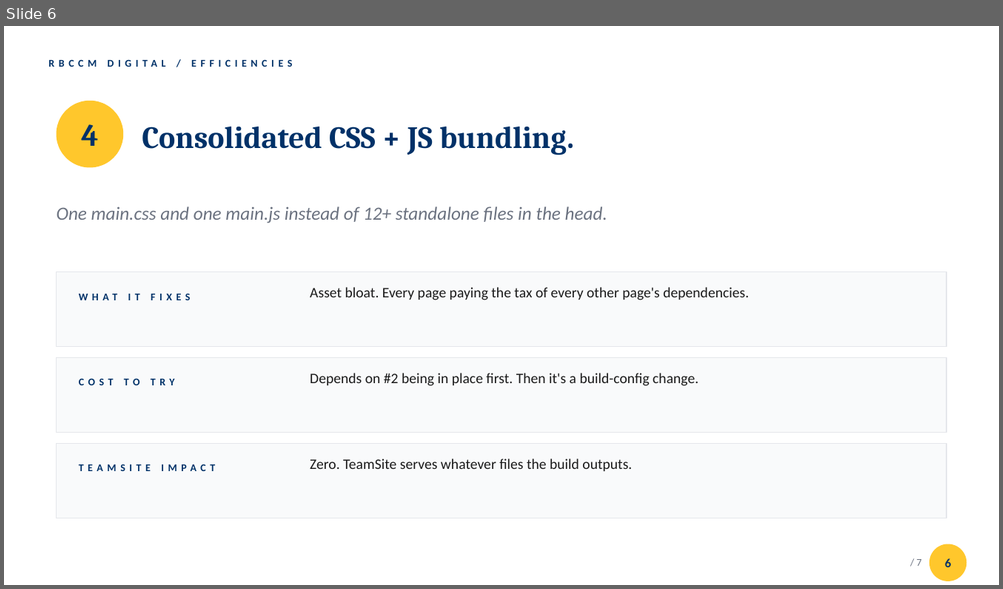
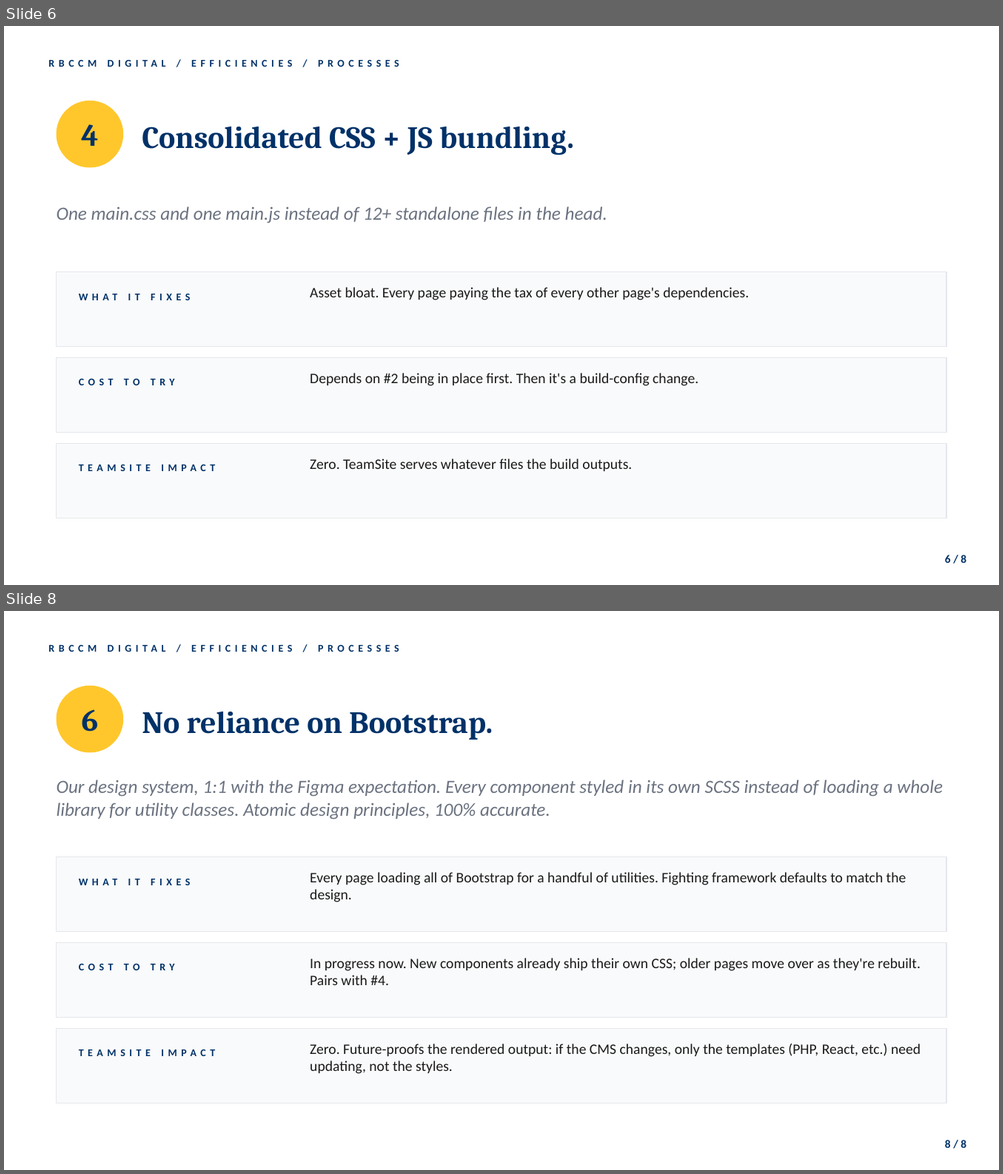
Before and after one commit to JustinLBannister/RBCCM, a slide deck: RBCCM Digital Efficiencies.pptx. Shown one above the other, each under a label of ours: slide 6 before the commit, slides 6 and 8 after it; the slides between them are not shown. The pictures are 1003x589 and 1003x1174 pixels, drawn with LibreOffice and Linux fonts; fonts in the diff are those of the drawing. Boxes give left, top, right and bottom in pixels: in the first picture for what was removed or moved away, otherwise in the second. Text is boxed around its words. In the diff, an @@ line names an element or a change of style, - is before the commit and + after.

```diff
--- a/RBCCM Digital Efficiencies.pptx
+++ b/RBCCM Digital Efficiencies.pptx
@@ slide 8 added at box(4, 611, 999, 1170), background #FFFFFF @@
@@ text added at box(48, 644, 399, 652), 10 pt, text #003168, bold @@
+RBCCM DIGITAL / EFFICIENCIES / PROCESSES
@@ ellipse added at box(57, 686, 123, 753), fill #FFC72C @@
@@ text added at box(82, 709, 99, 732), 30 pt, text #003168, bold @@
+6
@@ text added at box(142, 712, 492, 740), 30 pt, text #003168, bold @@
+No reliance on Bootstrap.
@@ text added at box(57, 780, 942, 820), 18 pt, text #6B7280, italic @@
+Our design system, 1:1 with the Figma expectation. Every component styled in its own SCSS instead of loading a whole library for utility classes. Atomic design principles, 100% accurate.
@@ rectangle added at box(57, 857, 946, 932), fill #F9FAFB, outline #E5E7EB 1 pt @@
@@ text added at box(310, 872, 906, 903), 14 pt, text #1A1A1A @@
+Every page loading all of Bootstrap for a handful of utilities. Fighting framework defaults to match the design.
@@ text added at box(79, 879, 190, 886), 10 pt, text #003168, bold @@
+WHAT IT FIXES
@@ rectangle added at box(57, 943, 946, 1017), fill #F9FAFB, outline #E5E7EB 1 pt @@
@@ text added at box(79, 964, 175, 971), 10 pt, text #003168, bold @@
+COST TO TRY
@@ text added at box(310, 958, 919, 985), 14 pt, text #1A1A1A @@
+In progress now. New components already ship their own CSS; older pages move over as they're rebuilt. Pairs with #4.
@@ rectangle added at box(57, 1029, 946, 1103), fill #F9FAFB, outline #E5E7EB 1 pt @@
@@ text added at box(79, 1050, 151, 1056), 10 pt, text #003168, bold @@
+TEAMSITE IMPACT
@@ text added at box(310, 1044, 920, 1074), 14 pt, text #1A1A1A @@
+Zero. Future-proofs the rendered output: if the CMS changes, only the templates (PHP, React, etc.) need updating, not the styles.
@@ text added at box(945, 1140, 966, 1148), 11 pt, text #003168, bold @@
+8 / 8
@@ slide 6 changed as well @@
@@ text at box(48, 59, 399, 67): text changed @@
-RBCCM DIGITAL / EFFICIENCIES
+RBCCM DIGITAL / EFFICIENCIES / PROCESSES
@@ ellipse removed at box(929, 545, 967, 582) @@
@@ text at box(945, 555, 966, 563): text changed; size 12 to 11 pt @@
-6
+6 / 8
@@ text removed at box(916, 560, 922, 566) @@
-/ 7
```
Also in this commit, not shown: 6 other slides changed, 1 other file.
